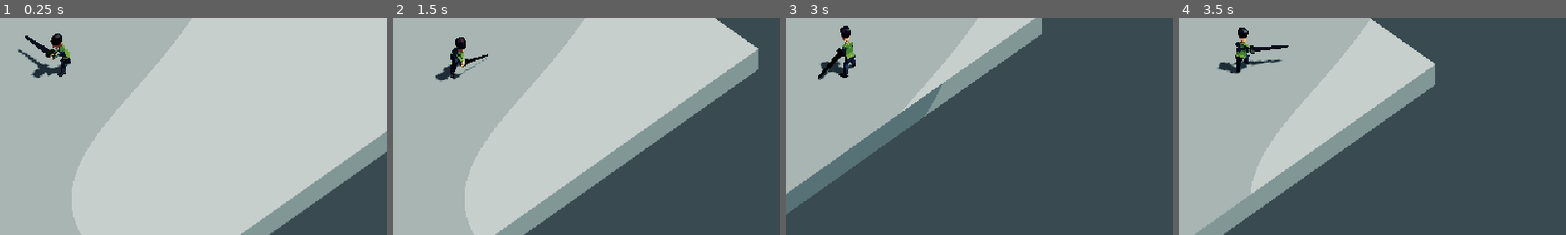
Above: before the commit, frames 1-4 (left to right).
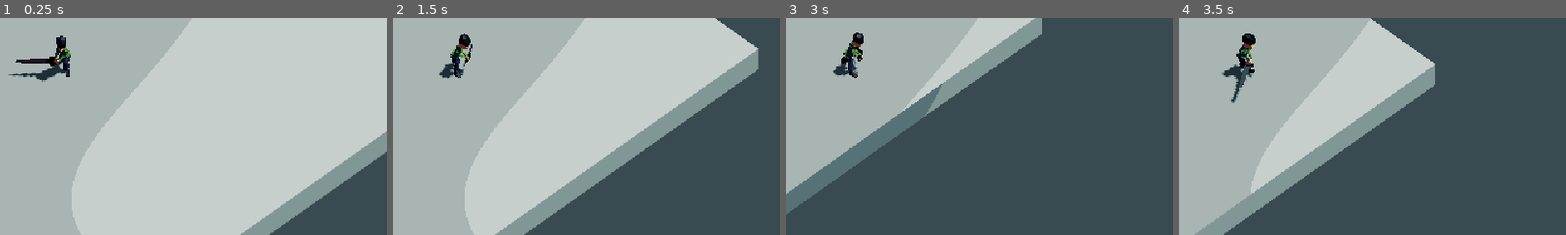
Above: after the commit, the same moments.

Repository: LargeMitchell/GMTKJAM2024
Game: Godot game, scene res://core/root.tscn
Two runs of this game, one before a commit and one after it. Both use one fixed random seed, a clock stepped at 60 frames per second and the inputs below.
Inputs (mouse positions are % of the whole screen's width and height, from its top left):
- Up to frame 1 (0.25 s): no input
- Up to frame 2 (1.5 s): move the mouse to (72, 45) at 0.52 s; press the mouse at (72, 45) at 0.53 s; hold D (right) 0.53-1.28 s; move the mouse to (30, 55) at 1.27 s; release the mouse at (30, 55) at 1.28 s; hold S (down) from 1.28 s (still down); click (30, 55) at 1.35 s
- Up to frame 3 (3 s): move the mouse to (60, 28) at 2.02 s; release S (down) at 2.03 s; press the mouse at (60, 28) at 2.03 s; hold D (right) 2.03-2.78 s; move the mouse to (45, 70) at 2.77 s; release the mouse at (45, 70) at 2.78 s; hold W (up) from 2.78 s (still down); click (45, 70) at 2.85 s
- Up to frame 4 (3.5 s): keep holding W (up)
The pictures show only the part of the screen within x 42-92%, y 38-88%; the shares and areas given below are measured in that part.

The runs differ from the first frame. In frame 1, 1.4% of the frame differs, in the area x 2-19%, y 7-30%; in frame 2, 0.9%; in frame 3, 1.3%; in frame 4, 1.5%, in the area x 9-29%, y 4-40%.

Commit message:
Cleaned up code and prepared spawner for wave overhaul
cleaned up some unused code from the enemy script that was throwing errors. Prepared the spawner scene for wave implementation and cleaned up the Player script so that the player rotation always follows mouse position.

Diff:
--- a/enemy/Parent_Enemy.gd
+++ b/enemy/Parent_Enemy.gd
@@ -91,7 +91,6 @@
 func hit(DamageReceived: int):
 	print("Hit - Enemy")
 	CurrentHealth = CurrentHealth - DamageReceived
-	Animations.play("Hit")
 
 	if CurrentHealth <= 1:
 		die()
--- a/enemy/Spawner.gd
+++ b/enemy/Spawner.gd
@@ -8,21 +8,26 @@
 @export_category("Node References")
 @export var SpawnTimer: Timer
 
-@export_category("Enemy Types")
-@export var EnemiesAvailable: Array[PackedScene]
+@export_category("Enemy Waves") #Wave will be transitioned to at certain levels
+@export var Wave1: Array[PackedScene]
+@export var Wave2: Array[PackedScene]
+@export var Wave3: Array[PackedScene]
 
 @onready var NodeOwner = owner #Should be the level's root node
 @onready var Player = get_tree().get_first_node_in_group("Player")
 
+var CurrentWave: Array[PackedScene]
+
 func _ready() -> void:
 	SpawnTimer.wait_time = SpawnInterval
+	CurrentWave = Wave1
 	if Enabled:
 		SpawnTimer.paused = false
 	if not Enabled:
 		SpawnTimer.paused = true
 
 func _on_spawn_timer_timeout() -> void:
-	var picked_enemy = EnemiesAvailable.pick_random()
+	var picked_enemy = CurrentWave.pick_random()
 	var instance = picked_enemy.instantiate()
 	var x_pos = randf_range(Player.global_position.x - SpawnRange, Player.global_position.x + SpawnRange)
 	var y_pos = randf_range(Player.global_position.z - SpawnRange, Player.global_position.z + SpawnRange)
--- a/level/Gym/GymTim.tscn
+++ b/level/Gym/GymTim.tscn
@@ -1,8 +1,7 @@
-[gd_scene load_steps=6 format=3 uid="uid://1mcemn53ckv"]
+[gd_scene load_steps=5 format=3 uid="uid://1mcemn53ckv"]
 
 [ext_resource type="PackedScene" uid="uid://dgjew46k3n48m" path="res://enemy/Test_Enemy.tscn" id="2_0mb6y"]
 [ext_resource type="PackedScene" uid="uid://7q3h73glx305" path="res://enemy/enemy_spawner.tscn" id="2_nn35m"]
-[ext_resource type="PackedScene" uid="uid://da0r6o4wq2o76" path="res://enemy/test_enemy_2.tscn" id="3_87pa6"]
 [ext_resource type="PackedScene" uid="uid://b1rdfvdglybqv" path="res://player/player.tscn" id="3_oqurk"]
 
 [sub_resource type="NavigationMesh" id="NavigationMesh_whtcj"]
@@ -25,7 +24,6 @@
 SpawnInterval = 1
 SpawnRange = 20.0
 Enabled = true
-EnemiesAvailable = Array[PackedScene]([ExtResource("2_0mb6y"), ExtResource("3_87pa6")])
 
 [node name="TestEnemy" parent="NavigationRegion3D" instance=ExtResource("2_0mb6y")]
 transform = Transform3D(1, 0, 0, 0, 1, 0, 0, 0, 1, -9.63275, 1.10823, 19.0871)
--- a/level/game.tscn
+++ b/level/game.tscn
@@ -54,4 +54,4 @@
 SpawnInterval = 4
 SpawnRange = 30.0
 Enabled = true
-EnemiesAvailable = Array[PackedScene]([ExtResource("4_4w2yv"), ExtResource("5_uqe5y"), ExtResource("6_y0h1n")])
+Wave1 = Array[PackedScene]([ExtResource("4_4w2yv"), ExtResource("5_uqe5y"), ExtResource("6_y0h1n")])
--- a/player/player.gd
+++ b/player/player.gd
@@ -28,18 +28,18 @@
 		attacking = true
 		animation_player.play("AttackSwing1")
 
-		var space_state = get_world_3d().direct_space_state
-		var mouse_position = get_viewport().get_mouse_position()
+	var space_state = get_world_3d().direct_space_state
+	var mouse_position = get_viewport().get_mouse_position()
 
-		rayOrigin = camera.project_ray_origin(mouse_position)
-		rayEnd = rayOrigin + camera.project_ray_normal(mouse_position) * 2000
+	rayOrigin = camera.project_ray_origin(mouse_position)
+	rayEnd = rayOrigin + camera.project_ray_normal(mouse_position) * 2000
 
-		var query = PhysicsRayQueryParameters3D.create(rayOrigin,rayEnd)
-		var intersection = space_state.intersect_ray(query)
+	var query = PhysicsRayQueryParameters3D.create(rayOrigin,rayEnd)
+	var intersection = space_state.intersect_ray(query)
 
-		if not intersection.is_empty():
-			var pos = -intersection.position
-			$Guy.look_at(Vector3(pos.x, global_position.y, pos.z), Vector3(0,1,0))
+	if not intersection.is_empty():
+		var pos = -intersection.position
+		$Guy.look_at(Vector3(pos.x, global_position.y, pos.z), Vector3(0,1,0))
 
 	move_and_slide()
 
